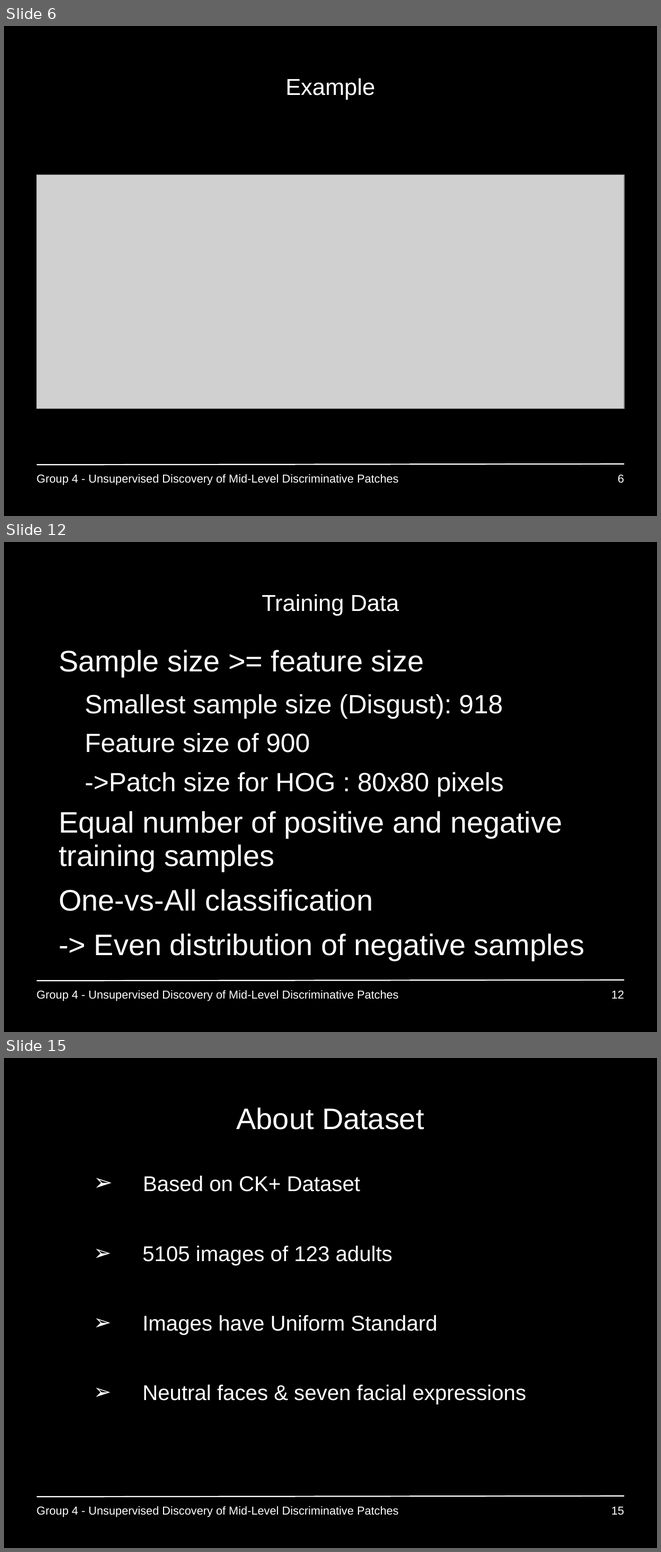
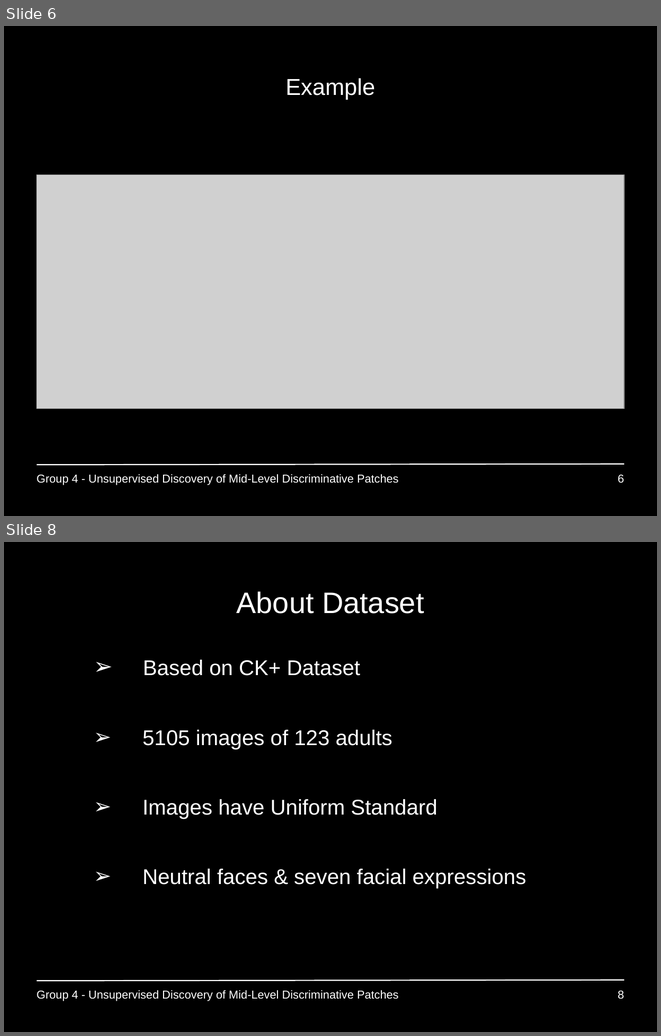
Before and after one commit to GiannisPapadopoulos/DiscriminativePatches, a slide deck: presentations/period3/MAI_Project1_Group4.ppt. Shown one above the other, each under a label of ours: slides 6, 12 and 15 before the commit, slides 6 and 8 after it; the slides between them are not shown. The pictures are 661x1552 and 661x1036 pixels, drawn with LibreOffice and Linux fonts; fonts in the diff are those of the drawing; grey boxes stand for pictures; background and template pictures are left out. Boxes give left, top, right and bottom in pixels: in the first picture for what was removed or moved away, otherwise in the second. Text is boxed around its words. In the diff, an @@ line names an element or a change of style, - is before the commit and + after.

```diff
--- a/presentations/period3/MAI_Project1_Group4.ppt
+++ b/presentations/period3/MAI_Project1_Group4.ppt
@@ slide 12 removed at box(4, 542, 657, 1032), background #000000; not listed: 1 template element that a slide beside it also shows @@
@@ title removed at box(262, 594, 399, 616) @@
-Training Data
@@ text removed at box(59, 650, 584, 960) @@
-• Sample size >= feature size
-  – Smallest sample size (Disgust): 918
-  – Feature size of 900
-  ->Patch size for HOG : 80x80 pixels
-• Equal number of positive and negative training samples
-• One-vs-All classification
--> Even distribution of negative samples
@@ text removed at box(36, 990, 399, 1000) @@
-Group 4 - Unsupervised Discovery of Mid-Level Discriminative Patches
@@ page number removed at box(611, 990, 624, 998) @@
-12
@@ what was slide 15 is now slide 8 @@
@@ page number at box(618, 990, 624, 999): text changed @@
-15
+8
```
Also in this commit, not shown: 1 slide changed, 8 other slides removed.
